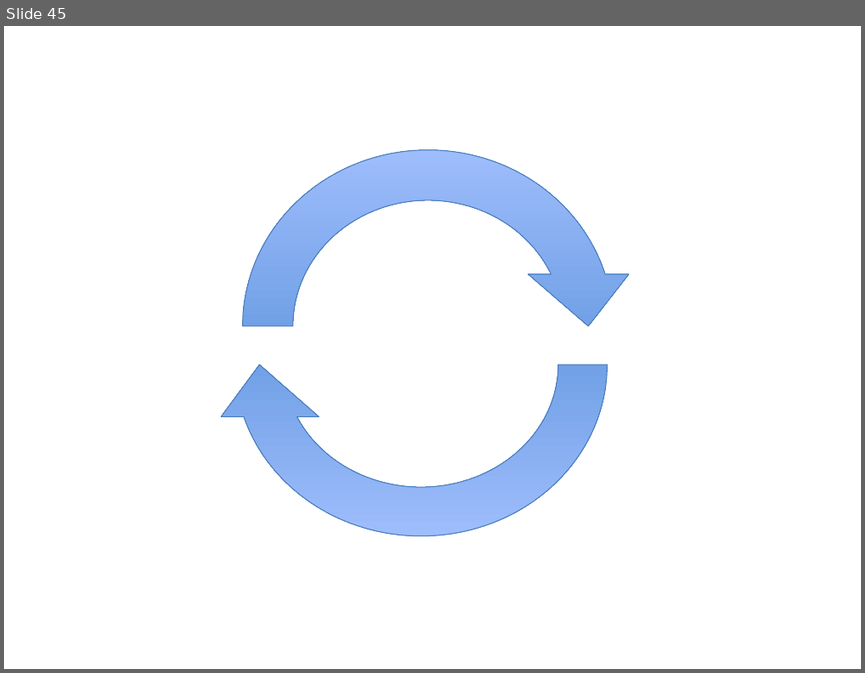
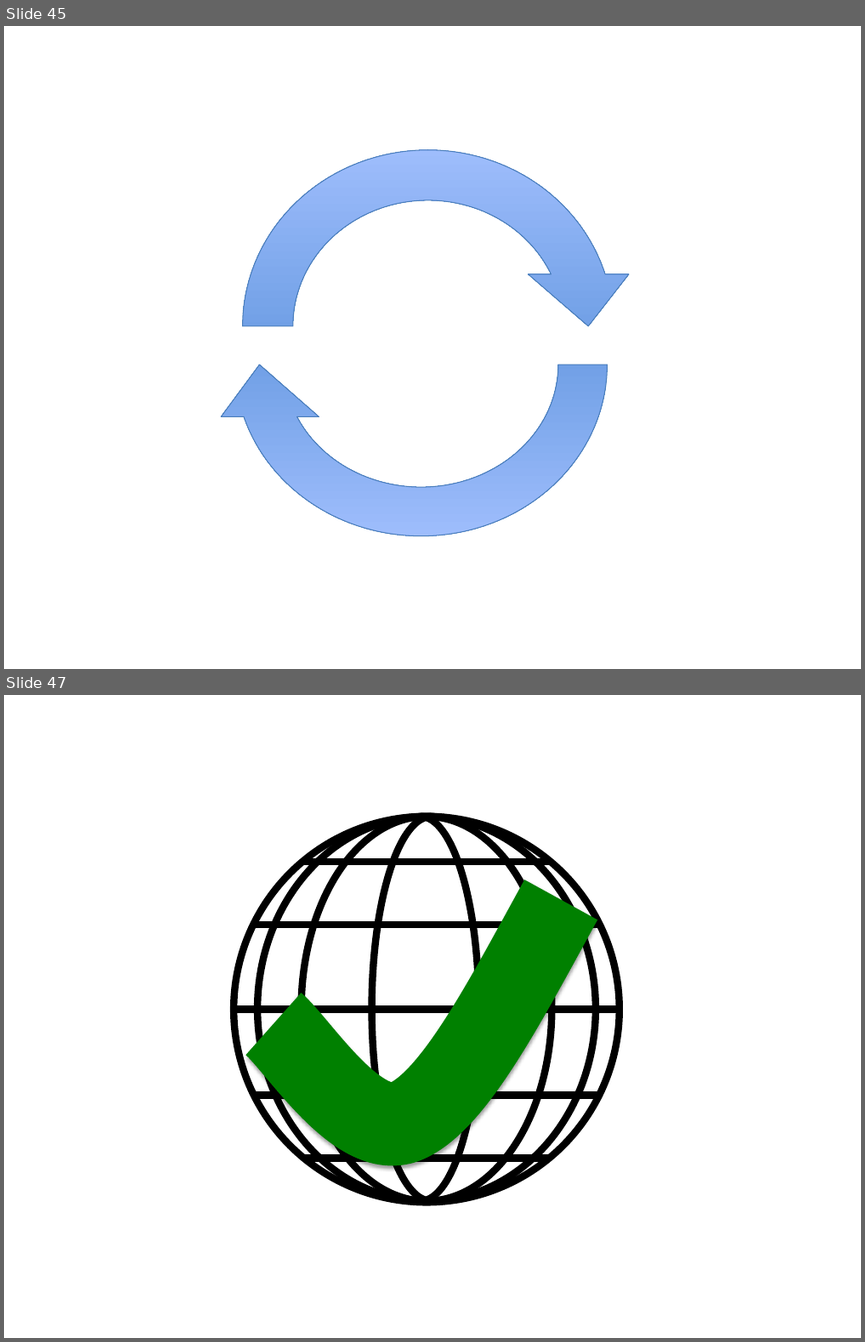
Before and after one commit to nasa/DERT, a slide deck: dert/doc/Icons.pptx. Shown one above the other, each under a label of ours: slide 45 before the commit, slides 45 and 47 after it; the slides between them are not shown. The pictures are 865x673 and 865x1342 pixels, drawn with LibreOffice and Linux fonts; fonts in the diff are those of the drawing. Boxes give left, top, right and bottom in pixels: in the first picture for what was removed or moved away, otherwise in the second. Text is boxed around its words. In the diff, an @@ line names an element or a change of style, - is before the commit and + after.

```diff
--- a/dert/doc/Icons.pptx
+++ b/dert/doc/Icons.pptx
@@ slide 47 added at [4, 695, 861, 1338], background #FFFFFF @@
@@ ellipse added at [234, 817, 619, 1202], outline #000000 6 pt @@
@@ arc (boxed as its full ellipse) added at [257, 817, 596, 1202], outline #000000 6 pt @@
@@ arc (boxed as its full ellipse) added at [257, 817, 596, 1202], outline #000000 6 pt @@
@@ arc (boxed as its full ellipse) added at [302, 817, 551, 1202], outline #000000 6 pt @@
@@ arc (boxed as its full ellipse) added at [302, 817, 551, 1202], outline #000000 6 pt @@
@@ arc (boxed as its full ellipse) added at [362, 817, 478, 1202], outline #000000 6 pt @@
@@ arc (boxed as its full ellipse) added at [371, 817, 491, 1202], outline #000000 6 pt @@
@@ line added from (302, 862) to (551, 862), #000000 6 pt @@
@@ freeform shape added at [273, 900, 561, 1124], outline #008000 70 pt @@
@@ line added from (252, 925) to (602, 925), #000000 6 pt @@
@@ line added from (234, 1009) to (619, 1009), #000000 6 pt @@
@@ line added from (254, 1095) to (599, 1095), #000000 6 pt @@
@@ line added from (303, 1157) to (550, 1157), #000000 6 pt @@
```
Also in this commit, not shown: 1 other slide added, 27 other files.
